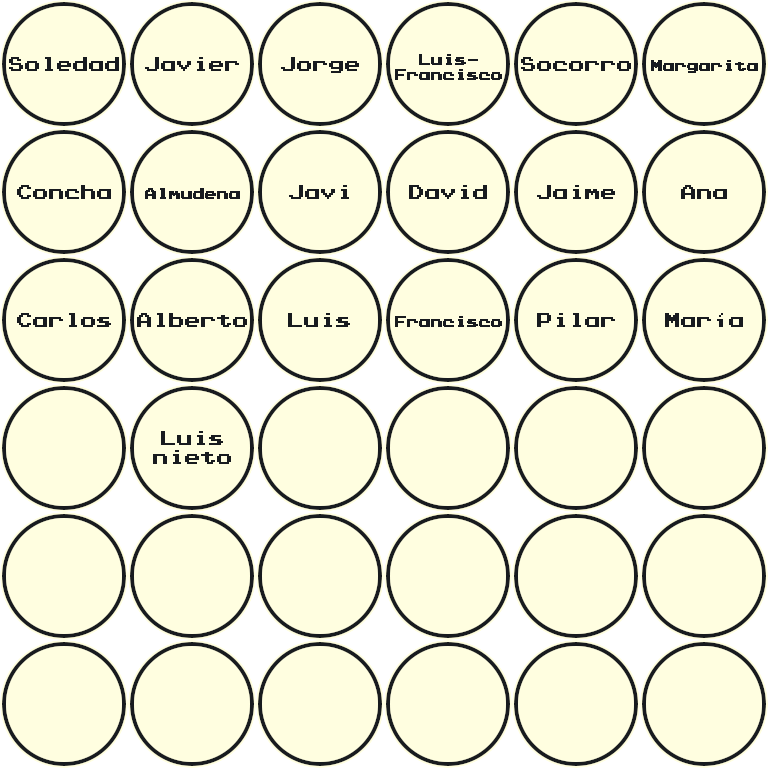
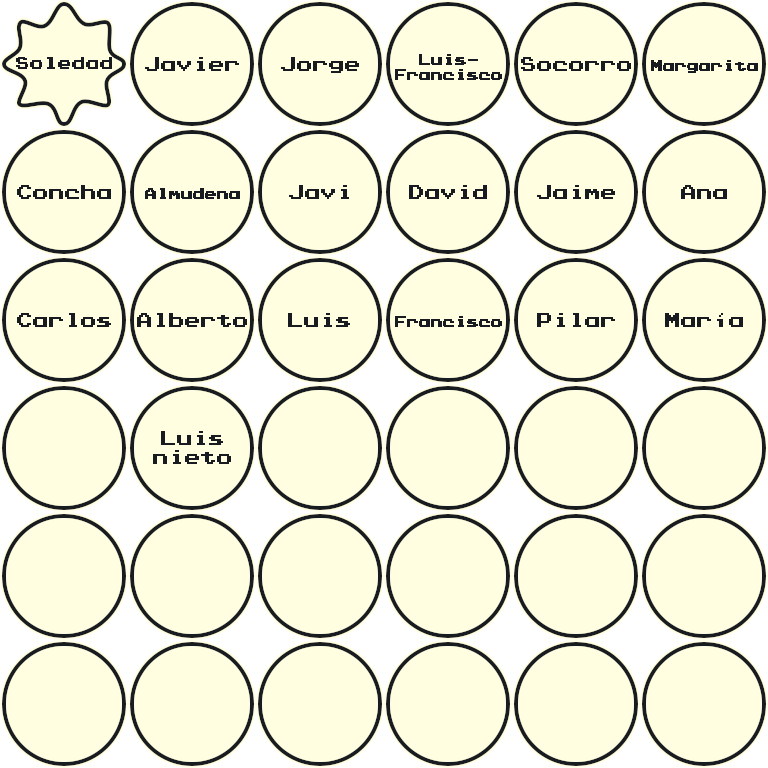
Comparing the layer stacks of the two 768 x 768 images. Changes:
painted on "Soledad" over [9, 57, 119, 71]
renamed "Elipse 2" to "Estrella", hid it, painted on it over [2, 2, 126, 126]
removed layer "Elipse 1" (35th of 36, in "Circulos" › "Circulo") from group "Circulo" over [0, 0, 128, 128]
added layer "Estrella borde" in group "Circulo" over [2, 2, 126, 126]
added layer "Estrella fondo" in group "Circulo" over [0, 0, 128, 128]
